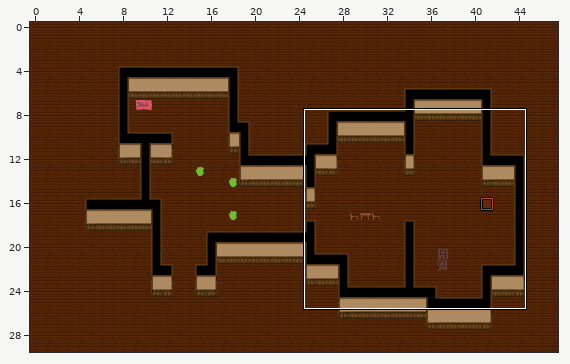
A LDtk project gets an edit: res/maps/phasmo_world.ldtk. Above: a wide view before the commit, with the close-up outlined.
Close-up. Earlier state:
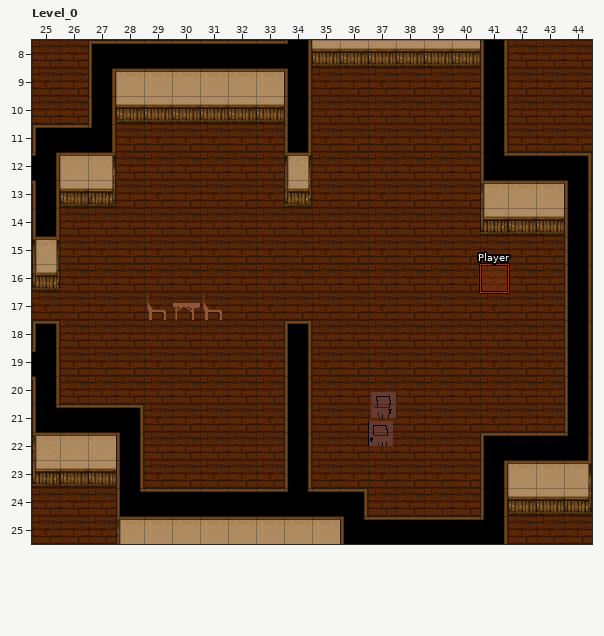
Cells are 32x32 px. Shown: Level_0 x 25..44, y 8..25. The commit also changed other parts of the map, which this record leaves out.
After the commit:
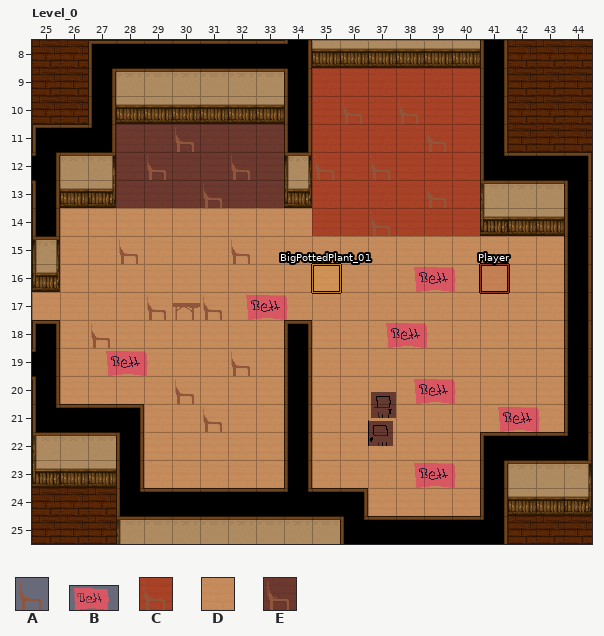
Key: from "Furnitures": A 1, B 3; from "Rooms": C 1 "Kitchen", D 4 "Livingroom", E 5 "Bathroom".
_ is an empty cell.
Objects are placed by their top-left corner, in cells (3,4 is the top-left corner of cell 3,4); size is 1x1 cell unless given.
Tiles of an added or newly shown layer are drawn over the layers below it.
See-through tiles are keyed as they look on the map.
From old to new:
Layer "Rooms" (added):
There is now tile C in rows 9 to 14 at x 35 to 40.
There is now tile D in row 14 at x 26 to 34; in rows 15 to 16 at x 26 to 43; in row 17 at x 25 to 43; in rows 18 to 20 at x 26 to 33 and 35 to 43; in row 21 at x 29 to 33 and 35 to 43; in rows 22 to 23 at x 29 to 33 and 35 to 40.
There is now tile D in row 24 at x 37 to 40.
There is now tile E in rows 11 to 13 at x 28 to 33.
Layer "Entities":
A new object: "BigPottedPlant_01" rectangle at 35,16.
A new object: A "Chair" at 32,15.
A new object: A "Chair" at 28,15.
A new object: A "Chair" at 27,18.
A new object: A "Chair" at 30,20.
A new object: A "Chair" at 31,21.
A new object: A "Chair" at 32,19.
A new object: A "Chair" at 31,13.
A new object: A "Chair" at 30,11.
A new object: A "Chair" at 29,12.
A new object: A "Chair" at 32,12.
A new object: A "Chair" at 37,12.
A new object: A "Chair" at 37,14.
A new object: A "Chair" at 39,13.
A new object: A "Chair" at 39,11.
A new object: A "Chair" at 36,10.
A new object: A "Chair" at 35,12.
A new object: A "Chair" at 38,10.
A new object: B "Bed" at 37.5,18 size 2x1.
A new object: B "Bed" at 38.5,20 size 2x1.
A new object: B "Bed" at 27.5,19 size 2x1.
A new object: B "Bed" at 32.5,17 size 2x1.
A new object: B "Bed" at 38.5,16 size 2x1.
A new object: B "Bed" at 41.5,21 size 2x1.
A new object: B "Bed" at 38.5,23 size 2x1.
